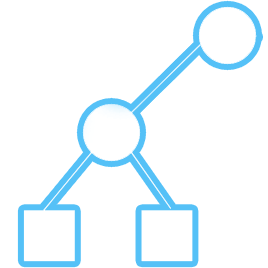
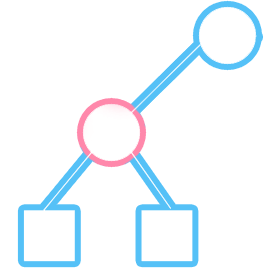
Two versions of the same layered image (268x268). Layer-by-layer changes:
added layer "Layer 1" above "Layer 0" over [76,97,147,168]
painted on "Layer 0" over [76,97,147,168]
